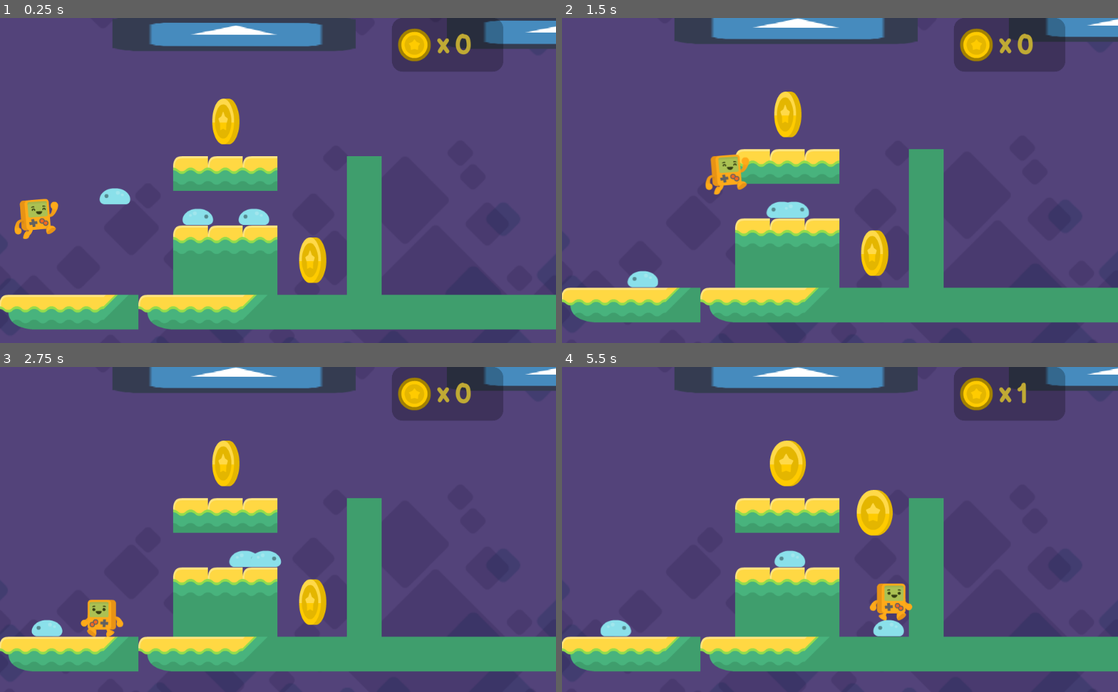
Above: before the commit, frames 1-4 (two rows, left to right).
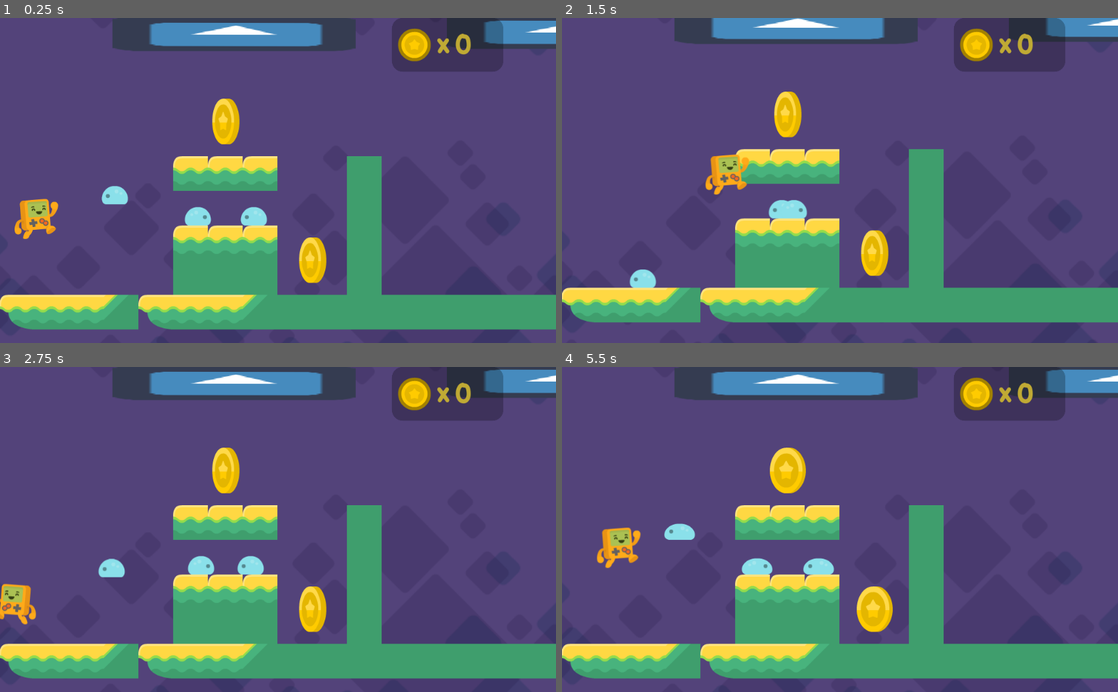
Above: after the commit, the same moments.

Repository: LukeDefeo/godot-borncg2d-tutorial
Game: Godot game, scene res://level1.tscn
The game is run twice, just before and just after one commit, with the same random seed, the same clock (stepped at 60 frames per second) and the same inputs. The engine's default icon, where the game draws it, is replaced by a stand-in: a white triangle on a blue panel in a dark square.
Inputs (mouse positions are in pixels of both pictures, inside the frame that each line leads up to):
- Up to frame 1 (0.25 s): no input
- Up to frame 2 (1.5 s): move the mouse to (962, 164) at 0.52 s; hold Right (right) from 0.53 s (still down); click (962, 164) at 0.6 s; tap Up (jump) at 0.77 s; move the mouse to (728, 196) at 1.27 s; click (728, 196) at 1.35 s
- Up to frame 3 (2.75 s): tap Up (jump) at 1.52 s; move the mouse to (333, 458) at 2.02 s; release Right (right) at 2.03 s; hold A (left) from 2.03 s (still down); click (333, 458) at 2.1 s
- Up to frame 4 (5.5 s): move the mouse to (812, 594) at 2.77 s; release A (left) at 2.78 s; hold Right (right) 2.78-4.28 s; click (812, 594) at 2.85 s; tap Up (jump) at 3.02, 3.77, 4.52 s; move the mouse to (1006, 578) at 3.52 s; click (1006, 578) at 3.6 s; move the mouse to (673, 480) at 4.27 s; hold A (left) 4.28-5.03 s; click (673, 480) at 4.35 s; move the mouse to (867, 529) at 5.02 s; hold Right (right) from 5.03 s (still down); click (867, 529) at 5.1 s

The runs differ from the first frame. In frame 1, 0.2% of the frame differs, in the area x 17-49%, y 51-64%; in frame 2, 0.2%; in frame 3, 15%; in frame 4, 16%, in the area x 0-100%, y 0-96%.

Commit message:
added enemy ability to kill player

Diff:
--- a/Enemy.gd
+++ b/Enemy.gd
@@ -4,6 +4,7 @@
 
 export var direction = Direction.LEFT
 export var detect_cliffs = true
+var killer = false
 var velocity = Vector2(0,0)
 var terminal_velocity =  500
 
@@ -24,5 +25,12 @@
 
 
 	velocity.y = min(terminal_velocity, velocity.y + 20)
-	velocity.x = 50 * direction
+	if killer:
+		velocity.x = 0
+	else:
+		velocity.x = 50 * direction
 	move_and_slide(velocity, Vector2.UP)
+
+func _on_KillBox_body_entered(body):
+	killer = true
+	body.kill(position.x)
--- a/Enemy.tscn
+++ b/Enemy.tscn
@@ -15,6 +15,9 @@
 [sub_resource type="RectangleShape2D" id=2]
 extents = Vector2( 15, 24.995 )
 
+[sub_resource type="RectangleShape2D" id=3]
+extents = Vector2( 28, 10 )
+
 [node name="Enemy" type="KinematicBody2D"]
 collision_layer = 16
 collision_mask = 35
@@ -22,10 +25,11 @@
 
 [node name="AnimatedSprite" type="AnimatedSprite" parent="."]
 frames = SubResource( 1 )
+frame = 1
 playing = true
 
 [node name="CollisionShape2D" type="CollisionShape2D" parent="."]
-position = Vector2( -0.00564623, 3.00942 )
+position = Vector2( 9.31323e-10, 2 )
 rotation = -1.57155
 shape = SubResource( 2 )
 
@@ -34,3 +38,13 @@
 enabled = true
 cast_to = Vector2( 0, 20 )
 collision_mask = 2
+
+[node name="KillBox" type="Area2D" parent="."]
+collision_layer = 0
+
+[node name="CollisionShape2D" type="CollisionShape2D" parent="KillBox"]
+position = Vector2( 0, 7 )
+shape = SubResource( 3 )
+
+[connection signal="area_entered" from="KillBox" to="." method="_on_KillBox_area_entered"]
+[connection signal="body_entered" from="KillBox" to="." method="_on_KillBox_body_entered"]
--- a/Player.gd
+++ b/Player.gd
@@ -16,13 +16,13 @@
 
 var coins_collected = 0
 var velocity = Vector2(0,0)
-
+var alive = true
 func _physics_process(delta):
-	if Input.is_action_pressed("left"):
+	if Input.is_action_pressed("left") and alive:
 		$AnimatedSprite.play("walk")
 		$AnimatedSprite.flip_h = true
 		velocity.x = -SPEED
-	elif Input.is_action_pressed("right"):
+	elif Input.is_action_pressed("right") and alive:
 		$AnimatedSprite.play("walk")
 		$AnimatedSprite.flip_h = false
 		velocity.x = SPEED
@@ -53,4 +53,28 @@
 	coins_collected += 1
 	$HUD.update_coins(coins_collected)
 	if coins_collected == 2:
-		get_tree().change_scene("res://level1.tscn")
+		$LevelCompleteTimer.start()
+
+
+
+func _on_LevelCompleteTimer_timeout():
+	get_tree().change_scene("res://level1.tscn")
+
+#called from enemy
+func kill(enemy_pos):
+	alive = false
+	if position.x < enemy_pos:
+		#to left of enemy
+		velocity.x = -JUMP_FORCE * 0.4
+	else:
+		velocity.x = JUMP_FORCE * 0.4
+
+	velocity.y = - JUMP_FORCE * 0.4
+
+	$AnimatedSprite.set_modulate(Color(1,0.3,0.3,0.3))
+	$DeathTimer.start()
+
+
+
+func _on_DeathTimer_timeout():
+	get_tree().change_scene("res://level1.tscn")
--- a/Player.tscn
+++ b/Player.tscn
@@ -24,3 +24,13 @@
 shape = SubResource( 1 )
 
 [node name="HUD" parent="." instance=ExtResource( 3 )]
+
+[node name="LevelCompleteTimer" type="Timer" parent="."]
+wait_time = 0.7
+one_shot = true
+
+[node name="DeathTimer" type="Timer" parent="."]
+wait_time = 0.7
+
+[connection signal="timeout" from="LevelCompleteTimer" to="." method="_on_LevelCompleteTimer_timeout"]
+[connection signal="timeout" from="DeathTimer" to="." method="_on_DeathTimer_timeout"]
Not shown: 1 places in Enemy.tscn that only renumber resources
